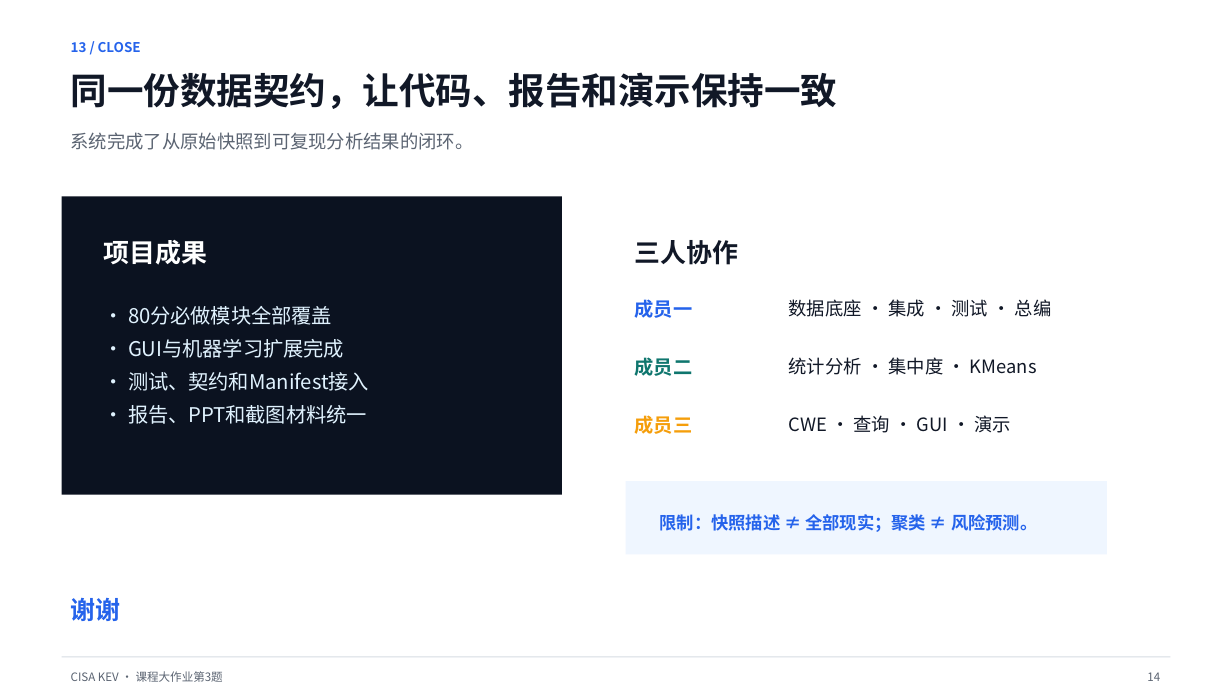
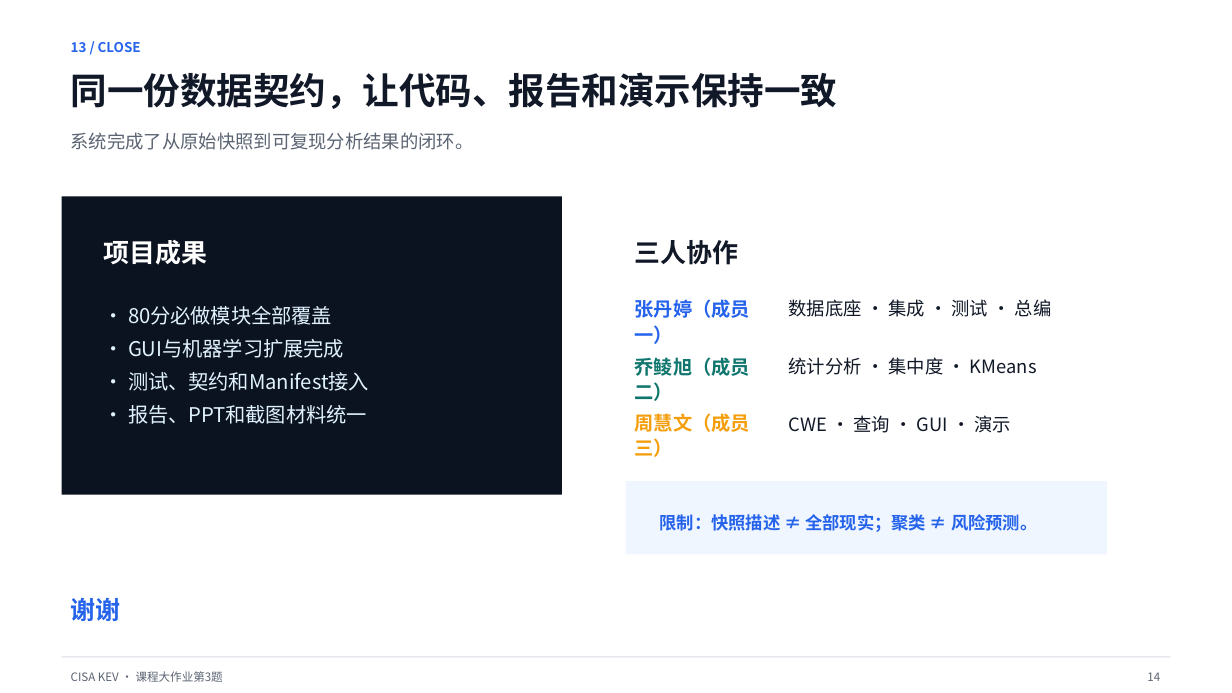
Before and after one commit to zhangdan186/KEV-, a slide deck: slide 14 of ppt/KEV_课程大作业_最终答辩.pptx. Drawn at 1232x693 pixels with LibreOffice and Linux fonts; fonts in the diff are those of the drawing. Boxes give left, top, right and bottom in pixels: in the first picture for what was removed or moved away, otherwise in the second. Text is boxed around its words. In the diff, an @@ line names an element or a change of style, - is before the commit and + after.

```diff
--- a/ppt/KEV_课程大作业_最终答辩.pptx
+++ b/ppt/KEV_课程大作业_最终答辩.pptx
@@ text at <box>635,299,750,344</box>: text changed @@
-成员一
+张丹婷（成员一）
@@ text at <box>635,357,750,401</box>: text changed @@
-成员二
+乔鲮旭（成员二）
@@ text at <box>635,413,750,457</box>: text changed @@
-成员三
+周慧文（成员三）
```
Also in this commit, not shown: 1 other slide changed, 11 other files.
